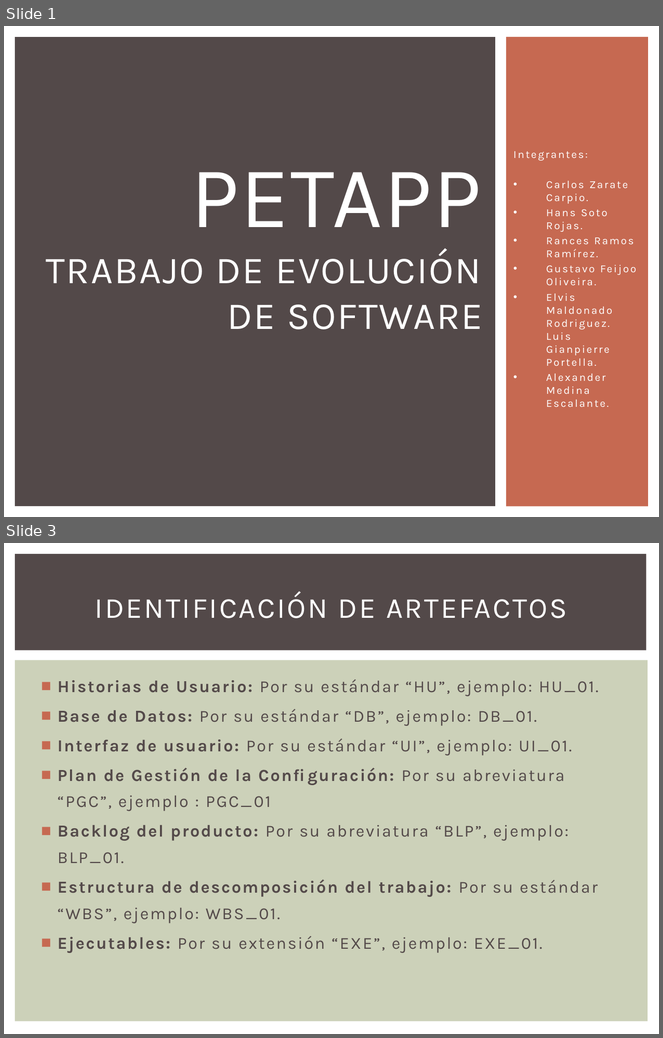
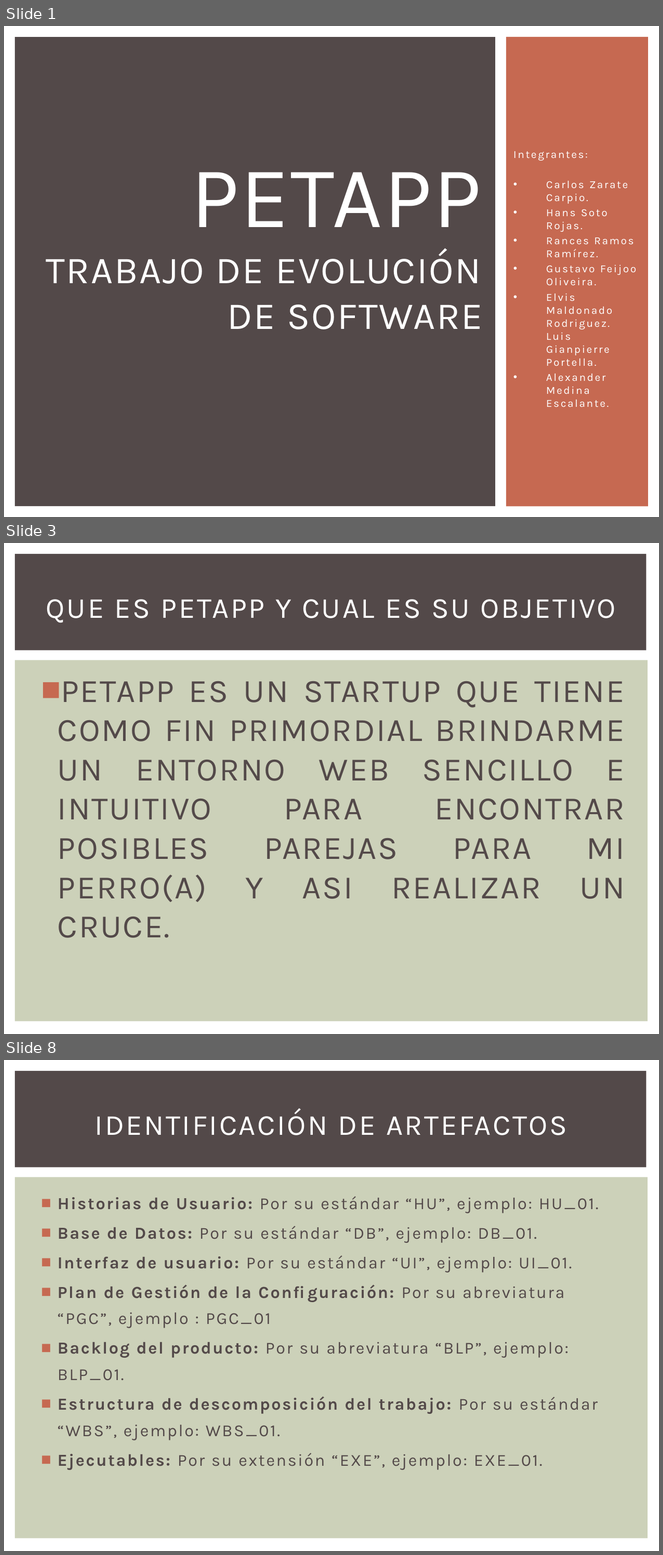
Before and after one commit to gianpierrepb/PetAPPEVO, a slide deck: Documentos/PETAPP.pptx. Shown one above the other, each under a label of ours: slides 1 and 3 before the commit, slides 1, 3 and 8 after it; the slides between them are not shown. The pictures are 663x1038 and 663x1555 pixels, drawn with LibreOffice and Linux fonts; fonts in the diff are those of the drawing. Boxes give left, top, right and bottom in pixels: in the first picture for what was removed or moved away, otherwise in the second. Text is boxed around its words. In the diff, an @@ line names an element or a change of style, - is before the commit and + after.

```diff
--- a/Documentos/PETAPP.pptx
+++ b/Documentos/PETAPP.pptx
@@ slide 3 added at (4,543,659,1034), background #FFFFFF; not listed: 2 template elements that a slide beside it also shows @@
@@ title added at (46,599,616,623), 32 pt, text #FFFFFF @@
+QUE ES PETAPP Y CUAL ES SU OBJETIVO
@@ text added at (58,681,625,938), 36 pt, text #534949 @@
+■ PETAPP ES UN STARTUP QUE TIENE COMO FIN PRIMORDIAL BRINDARME UN ENTORNO WEB SENCILLO E INTUITIVO PARA ENCONTRAR POSIBLES PAREJAS PARA MI PERRO(A) Y ASI REALIZAR UN CRUCE.
@@ what was slide 3 is now slide 8 @@
```
Also in this commit, not shown: 1 slide changed, 4 other slides added, 2 other files.
